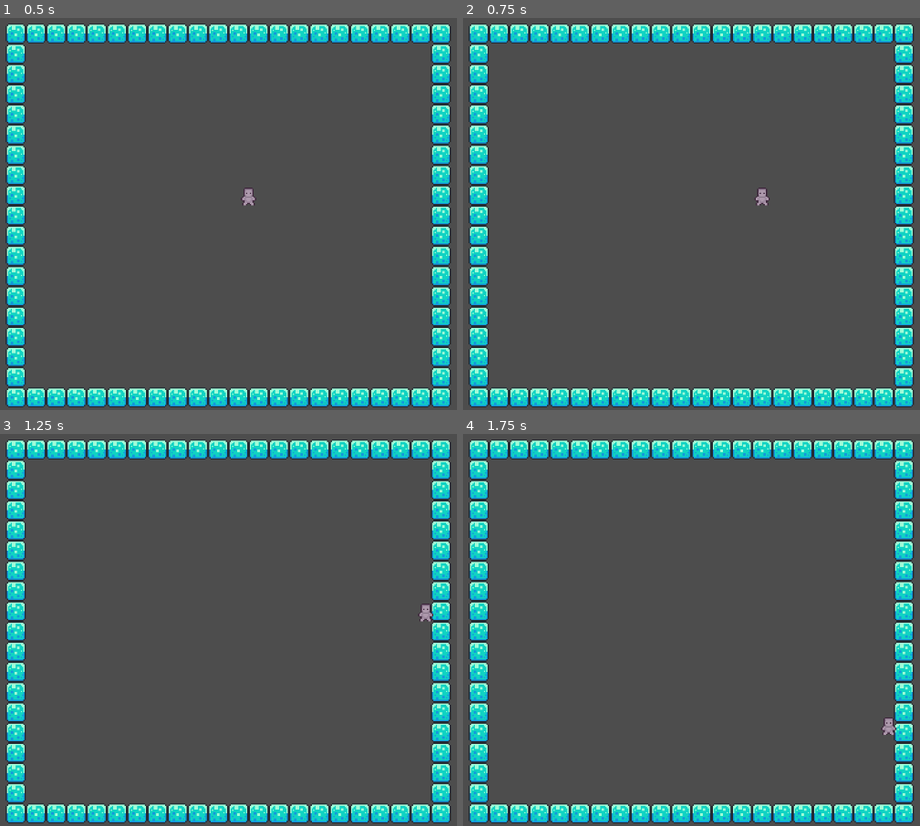
Above: before the commit, frames 1-4 (two rows, left to right).
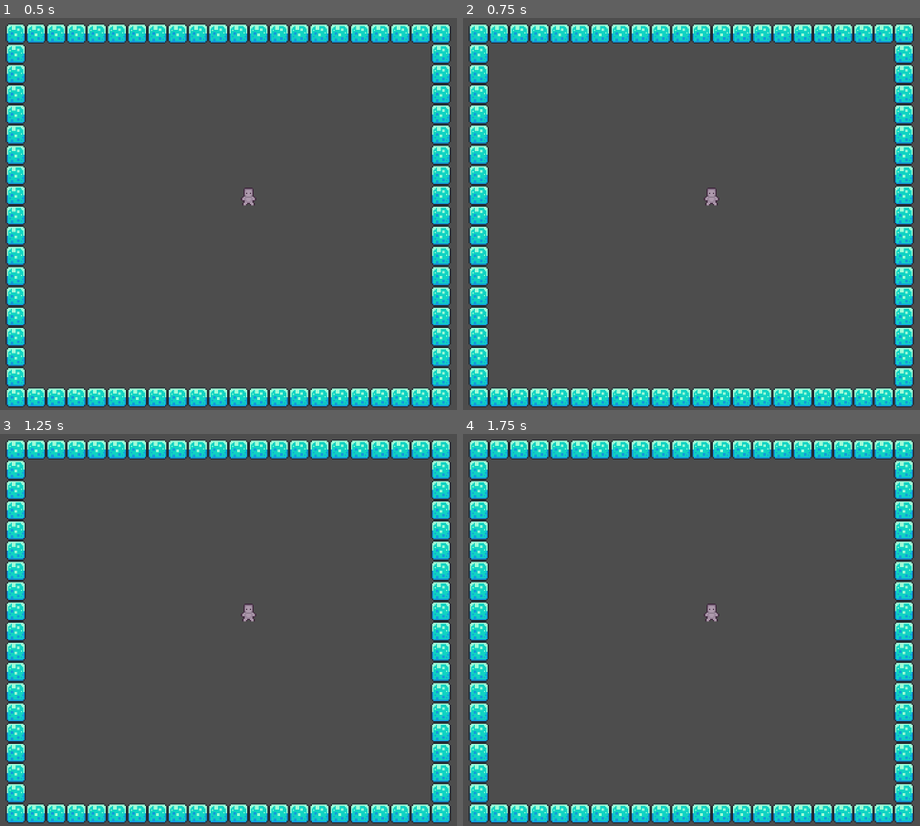
Above: after the commit, the same moments.

Repository: nox1d/pac-human
Game: Godot game, scene res://scenes/game.tscn
Same seed, same stepped clock (60 frames per second), same inputs: the game is played once before the commit and once after it.
Inputs:
- Up to frame 1 (0.5 s): no input
- Up to frame 2 (0.75 s): tap Enter at 0.5 s; hold D (walk_right) from 0.53 s (still down)
- Up to frame 3 (1.25 s): keep holding D (walk_right)
- Up to frame 4 (1.75 s): release D (walk_right) at 1.28 s; hold S (walk_down) from 1.28 s (still down)

Frame 1 is identical in both runs. In frame 2, 0.2% of the frame differs, in the area x 52-68%, y 43-48%; in frame 3, 0.2%, in the area x 52-95%, y 43-48%; in frame 4, 0.2%.

Commit message:
Add proper animationtree anim, remove animatedsprite2d

Diff:
--- a/scenes/player.tscn
+++ b/scenes/player.tscn
@@ -165,8 +165,59 @@
 "speed": 10.0
 }]
 
-[sub_resource type="Animation" id="Animation_g2els"]
-resource_name = "walk_left"
+[sub_resource type="Animation" id="Animation_qhqgy"]
+length = 0.001
+tracks/0/type = "value"
+tracks/0/imported = false
+tracks/0/enabled = true
+tracks/0/path = NodePath("Sprite2D:texture")
+tracks/0/interp = 1
+tracks/0/loop_wrap = true
+tracks/0/keys = {
+"times": PackedFloat32Array(0),
+"transitions": PackedFloat32Array(1),
+"update": 1,
+"values": [ExtResource("1_3vyb7")]
+}
+tracks/1/type = "value"
+tracks/1/imported = false
+tracks/1/enabled = true
+tracks/1/path = NodePath("Sprite2D:hframes")
+tracks/1/interp = 1
+tracks/1/loop_wrap = true
+tracks/1/keys = {
+"times": PackedFloat32Array(0),
+"transitions": PackedFloat32Array(1),
+"update": 1,
+"values": [4]
+}
+tracks/2/type = "value"
+tracks/2/imported = false
+tracks/2/enabled = true
+tracks/2/path = NodePath("Sprite2D:frame")
+tracks/2/interp = 1
+tracks/2/loop_wrap = true
+tracks/2/keys = {
+"times": PackedFloat32Array(0),
+"transitions": PackedFloat32Array(1),
+"update": 1,
+"values": [0]
+}
+tracks/3/type = "value"
+tracks/3/imported = false
+tracks/3/enabled = true
+tracks/3/path = NodePath("Sprite2D:flip_h")
+tracks/3/interp = 1
+tracks/3/loop_wrap = true
+tracks/3/keys = {
+"times": PackedFloat32Array(0),
+"transitions": PackedFloat32Array(1),
+"update": 1,
+"values": [false]
+}
+
+[sub_resource type="Animation" id="Animation_qlg0r"]
+resource_name = "walk_down"
 length = 0.4
 loop_mode = 1
 step = 0.1
@@ -204,58 +255,7 @@
 "times": PackedFloat32Array(0, 0.1, 0.2, 0.3),
 "transitions": PackedFloat32Array(1, 1, 1, 1),
 "update": 1,
-"values": [16, 17, 18, 19]
-}
-
-[sub_resource type="Animation" id="Animation_qhqgy"]
-length = 0.001
-tracks/0/type = "value"
-tracks/0/imported = false
-tracks/0/enabled = true
-tracks/0/path = NodePath("Sprite2D:texture")
-tracks/0/interp = 1
-tracks/0/loop_wrap = true
-tracks/0/keys = {
-"times": PackedFloat32Array(0),
-"transitions": PackedFloat32Array(1),
-"update": 1,
-"values": [ExtResource("1_3vyb7")]
-}
-tracks/1/type = "value"
-tracks/1/imported = false
-tracks/1/enabled = true
-tracks/1/path = NodePath("Sprite2D:hframes")
-tracks/1/interp = 1
-tracks/1/loop_wrap = true
-tracks/1/keys = {
-"times": PackedFloat32Array(0),
-"transitions": PackedFloat32Array(1),
-"update": 1,
-"values": [4]
-}
-tracks/2/type = "value"
-tracks/2/imported = false
-tracks/2/enabled = true
-tracks/2/path = NodePath("Sprite2D:frame")
-tracks/2/interp = 1
-tracks/2/loop_wrap = true
-tracks/2/keys = {
-"times": PackedFloat32Array(0),
-"transitions": PackedFloat32Array(1),
-"update": 1,
-"values": [0]
-}
-tracks/3/type = "value"
-tracks/3/imported = false
-tracks/3/enabled = true
-tracks/3/path = NodePath("Sprite2D:flip_h")
-tracks/3/interp = 1
-tracks/3/loop_wrap = true
-tracks/3/keys = {
-"times": PackedFloat32Array(0),
-"transitions": PackedFloat32Array(1),
-"update": 1,
-"values": [false]
+"values": [12, 13, 14, 15]
 }
 
 [sub_resource type="Animation" id="Animation_dqkch"]
@@ -300,8 +300,8 @@
 "values": [20, 21, 22, 23]
 }
 
-[sub_resource type="Animation" id="Animation_qlg0r"]
-resource_name = "walk_down"
+[sub_resource type="Animation" id="Animation_tuyoq"]
+resource_name = "walk_left"
 length = 0.4
 loop_mode = 1
 step = 0.1
@@ -339,10 +339,22 @@
 "times": PackedFloat32Array(0, 0.1, 0.2, 0.3),
 "transitions": PackedFloat32Array(1, 1, 1, 1),
 "update": 1,
-"values": [12, 13, 14, 15]
-}
-
-[sub_resource type="Animation" id="Animation_tuyoq"]
+"values": [16, 17, 18, 19]
+}
+tracks/3/type = "value"
+tracks/3/imported = false
+tracks/3/enabled = true
+tracks/3/path = NodePath("Sprite2D:flip_h")
+tracks/3/interp = 1
+tracks/3/loop_wrap = true
+tracks/3/keys = {
+"times": PackedFloat32Array(0),
+"transitions": PackedFloat32Array(1),
+"update": 1,
+"values": [true]
+}
+
+[sub_resource type="Animation" id="Animation_g2els"]
 resource_name = "walk_right"
 length = 0.4
 loop_mode = 1
@@ -383,33 +395,47 @@
 "update": 1,
 "values": [16, 17, 18, 19]
 }
-tracks/3/type = "value"
-tracks/3/imported = false
-tracks/3/enabled = true
-tracks/3/path = NodePath("Sprite2D:flip_h")
-tracks/3/interp = 1
-tracks/3/loop_wrap = true
-tracks/3/keys = {
-"times": PackedFloat32Array(0),
-"transitions": PackedFloat32Array(1),
-"update": 1,
-"values": [true]
-}
 
 [sub_resource type="AnimationLibrary" id="AnimationLibrary_fjrip"]
 _data = {
 &"RESET": SubResource("Animation_qhqgy"),
 &"walk_down": SubResource("Animation_qlg0r"),
-&"walk_left": SubResource("Animation_g2els"),
-&"walk_right": SubResource("Animation_tuyoq"),
+&"walk_left": SubResource("Animation_tuyoq"),
+&"walk_right": SubResource("Animation_g2els"),
 &"walk_up": SubResource("Animation_dqkch")
 }
 
-[sub_resource type="AnimationNodeBlendSpace1D" id="AnimationNodeBlendSpace1D_smehm"]
+[sub_resource type="AnimationNodeAnimation" id="AnimationNodeAnimation_g2els"]
+animation = &"walk_left"
+
+[sub_resource type="AnimationNodeAnimation" id="AnimationNodeAnimation_qhqgy"]
+animation = &"walk_up"
+
+[sub_resource type="AnimationNodeAnimation" id="AnimationNodeAnimation_dqkch"]
+animation = &"walk_right"
+
+[sub_resource type="AnimationNodeAnimation" id="AnimationNodeAnimation_qlg0r"]
+animation = &"walk_down"
+
+[sub_resource type="AnimationNodeBlendSpace2D" id="AnimationNodeBlendSpace2D_tuyoq"]
+blend_point_0/node = SubResource("AnimationNodeAnimation_g2els")
+blend_point_0/pos = Vector2(-1, 0.1)
+blend_point_1/node = SubResource("AnimationNodeAnimation_qhqgy")
+blend_point_1/pos = Vector2(0, -1)
+blend_point_2/node = SubResource("AnimationNodeAnimation_dqkch")
+blend_point_2/pos = Vector2(1, 0.1)
+blend_point_3/node = SubResource("AnimationNodeAnimation_qlg0r")
+blend_point_3/pos = Vector2(0, 1)
+blend_mode = 1
+
+[sub_resource type="AnimationNodeStateMachineTransition" id="AnimationNodeStateMachineTransition_fjrip"]
+advance_mode = 2
 
 [sub_resource type="AnimationNodeStateMachine" id="AnimationNodeStateMachine_ur7pv"]
-states/BlendSpace1D/node = SubResource("AnimationNodeBlendSpace1D_smehm")
-states/BlendSpace1D/position = Vector2(469, 75)
+states/Start/position = Vector2(180, 100)
+states/walk/node = SubResource("AnimationNodeBlendSpace2D_tuyoq")
+states/walk/position = Vector2(535, 102)
+transitions = ["Start", "walk", SubResource("AnimationNodeStateMachineTransition_fjrip")]
 
 [node name="Player" type="CharacterBody2D"]
 script = ExtResource("1_g2els")
@@ -437,6 +463,7 @@
 }
 
 [node name="AnimationTree" type="AnimationTree" parent="."]
+active = false
 tree_root = SubResource("AnimationNodeStateMachine_ur7pv")
 anim_player = NodePath("../AnimationPlayer")
-parameters/BlendSpace1D/blend_position = 0
+parameters/walk/blend_position = Vector2(0.468899, 0.0134529)
--- a/scripts/player.gd
+++ b/scripts/player.gd
@@ -1,22 +1,36 @@
 extends CharacterBody2D
 
+@onready var animation_tree = $AnimationTree
 
-const SPEED = 200.0
+const SPEED = 100.0
+var get_input = false
 
 func _ready():
 	await get_tree().create_timer(3).timeout
 	velocity = Vector2(1, 0).normalized() * SPEED
+	animation_tree.active = true
+	get_input = true
+
 
 func _physics_process(delta):
-	var direction = Input.get_vector("walk_left", "walk_right", "walk_up", "walk_down")
-	if direction.y != 0:
-		direction.x = 0
+	if !get_input:
+		pass
 	else:
-		direction.y = 0
+		var direction = Input.get_vector("walk_left", "walk_right", "walk_up", "walk_down")
+		if direction.y != 0:
+			direction.x = 0
+		else:
+			direction.y = 0
 
-	direction = direction.normalized()
+		direction = direction.normalized()
 
-	if direction:
-		velocity = direction * SPEED
-		print(velocity)
-	move_and_slide()
+		if direction == Vector2.ZERO:
+			pass
+		else:
+			animation_tree.set("parameters/walk/blend_position", direction)
+			print(direction)
+
+		if direction:
+			velocity = direction * SPEED
+			#print(velocity)
+		move_and_slide()
Not shown: 1 places in scenes/player.tscn that only renumber resources
